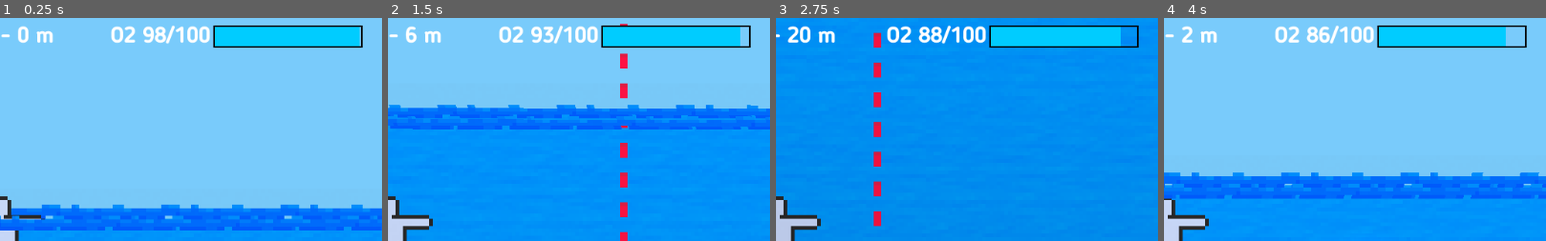
Above: before the commit, frames 1-4 (left to right).
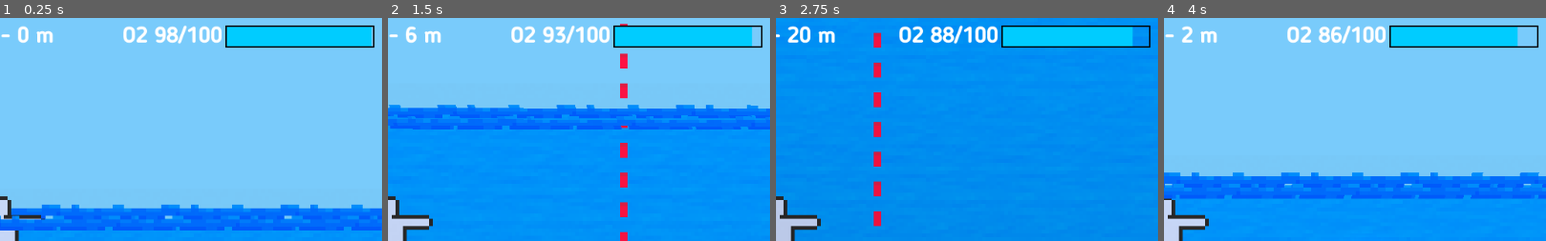
Above: after the commit, the same moments.

Repository: eliaperantoni/fisherman
Game: Godot game, scene res://scenes/main/Main.tscn
Two runs of this game, one before a commit and one after it. Both use one fixed random seed, a clock stepped at 60 frames per second and the inputs below.
Inputs:
- Up to frame 1 (0.25 s): no input
- Up to frame 2 (1.5 s): hold Right (ui_right) 0.53-1.28 s; hold Shift 0.53-1.28 s; hold Down (ui_down) from 1.28 s (still down); tap Shift at 1.35 s
- Up to frame 3 (2.75 s): release Down (ui_down) at 2.03 s; hold Right (ui_right) from 2.03 s (still down); hold Shift from 2.03 s (still down)
- Up to frame 4 (4 s): release Right (ui_right) at 2.78 s; release Shift at 2.78 s; hold Up (ui_up) 2.78-3.53 s; tap Shift at 2.85 s; hold Left (ui_left) from 3.53 s (still down); hold Shift from 3.53 s (still down)
The pictures show only the part of the screen within x 50-100%, y 0-50%; the shares and areas given below are measured in that part.

The runs differ from the first frame. In frame 1, 1.8% of the frame differs, in the area x 29-99%, y 2-14%; in frame 2, 1.8%; in frame 3, 1.9%; in frame 4, 1.9%.

Commit message:
Interface fix

Diff:
--- a/scenes/interface/Interface.tscn
+++ b/scenes/interface/Interface.tscn
@@ -68,6 +68,7 @@
 margin_top = 10.0
 margin_right = -10.0
 margin_bottom = 31.0
+alignment = 2
 __meta__ = {
 "_edit_use_anchors_": false
 }
